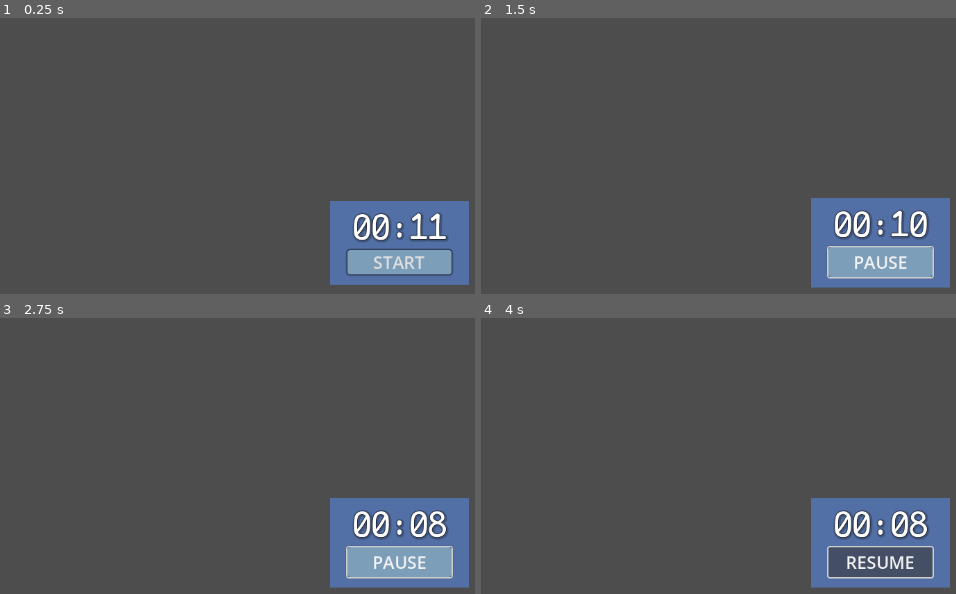
Above: before the commit, frames 1-4 (two rows, left to right).
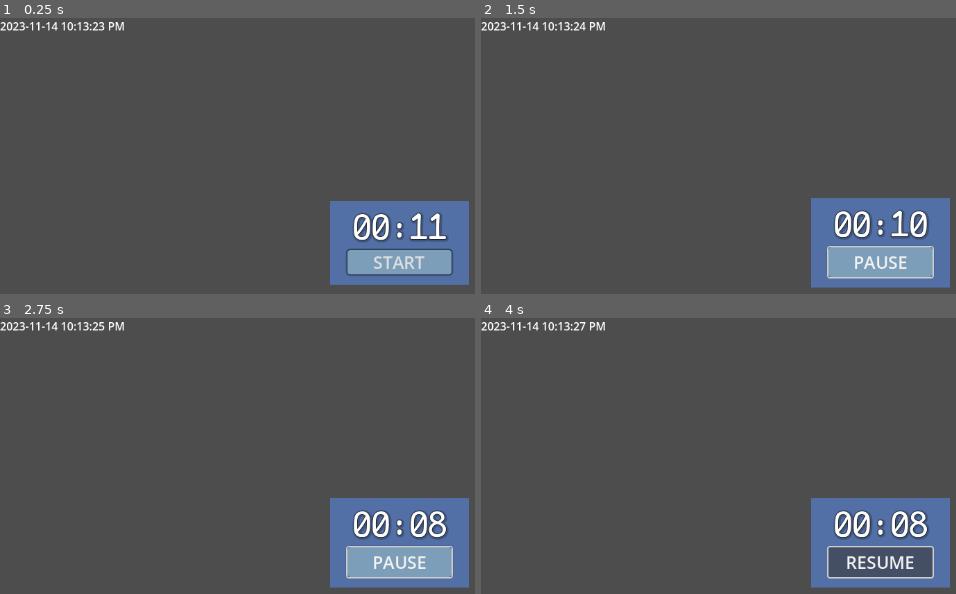
Above: after the commit, the same moments.

Repository: legacynical/polyfocus
Game: Godot game, scene res://scenes/main_window.tscn
Two runs of this game, one before a commit and one after it. Both use one fixed random seed, a clock stepped at 60 frames per second and the inputs below.
Inputs (mouse positions are in pixels of both pictures, inside the frame that each line leads up to):
- Up to frame 1 (0.25 s): no input
- Up to frame 2 (1.5 s): click "START" at 0.5 s; click (813, 197) at 1.25 s
- Up to frame 3 (2.75 s): click (332, 497) at 2 s
- Up to frame 4 (4 s): click (813, 497) at 2.75 s; click "PAUSE" at 3.5 s

The runs differ from the first frame. In frame 1, 0.4% of the frame differs, in the area x 0-27%, y 1-5%; in frame 2, 0.4%; in frame 3, 0.4%; in frame 4, 0.4%.

Commit message:
add date label in 12h format

Diff:
--- /dev/null
+++ b/date.gd
@@ -0,0 +1,38 @@
+extends Label
+
+# Boolean to track day or night
+var is_daytime: bool = true
+
+# Called every frame. 'delta' is the elapsed time since the previous frame.
+func _process(_delta: float) -> void:
+	var current_time: Dictionary = Time.get_datetime_dict_from_system()
+
+	# Extract the hour in 24-hour format
+	var hour_24: int = current_time.hour
+
+	# Determine if it's AM or PM and convert to 12-hour format
+	var period: String = "AM"
+	var hour_12: int = hour_24
+	if hour_24 >= 12:
+		period = "PM"
+		if hour_24 > 12:
+			hour_12 = hour_24 - 12
+	elif hour_24 == 0:
+		hour_12 = 12  # Midnight edge case
+
+	# Determine if it's daytime or nighttime
+	is_daytime = hour_24 >= 6 and hour_24 < 18  # Daytime from 6 AM to 6 PM
+
+	# Format the date and time as a string
+	var formatted_time: String = (
+		str(current_time.year) + "-" +
+		str(current_time.month).pad_zeros(2) + "-" +
+		str(current_time.day).pad_zeros(2) + " " +
+		str(hour_12).pad_zeros(2) + ":" +
+		str(current_time.minute).pad_zeros(2) + ":" +
+		str(current_time.second).pad_zeros(2) + " " +
+		period
+	)
+
+	# Set the label's text to the formatted time
+	text = formatted_time
--- a/scenes/PomodoroTimer.gd
+++ b/scenes/PomodoroTimer.gd
@@ -21,6 +21,7 @@
 		update_label()
 
 func update_label() -> void:
+	@warning_ignore("integer_division")
 	var minutes: int = floor(time_left / 60)
 	var seconds: int = time_left % 60
 	label.text = "%02d:%02d" % [minutes, seconds]
--- /dev/null
+++ b/scenes/date.tscn
@@ -0,0 +1,11 @@
+[gd_scene load_steps=2 format=3 uid="uid://dckhpntr1d5jp"]
+
+[ext_resource type="Script" path="res://date.gd" id="1_qsb3r"]
+
+[node name="Date" type="Label"]
+anchors_preset = 15
+anchor_right = 1.0
+anchor_bottom = 1.0
+grow_horizontal = 2
+grow_vertical = 2
+script = ExtResource("1_qsb3r")
--- a/scenes/main_window.tscn
+++ b/scenes/main_window.tscn
@@ -1,6 +1,7 @@
-[gd_scene load_steps=2 format=3 uid="uid://b055wpfq7y5vo"]
+[gd_scene load_steps=3 format=3 uid="uid://b055wpfq7y5vo"]
 
 [ext_resource type="PackedScene" uid="uid://cyssynqbw33oq" path="res://scenes/pomodoro_timer.tscn" id="1_46ecp"]
+[ext_resource type="PackedScene" uid="uid://dckhpntr1d5jp" path="res://scenes/date.tscn" id="2_qhlep"]
 
 [node name="Main Window" type="Control"]
 layout_mode = 3
@@ -23,3 +24,7 @@
 offset_bottom = 54.5
 grow_horizontal = 2
 grow_vertical = 2
+
+[node name="Date" parent="." instance=ExtResource("2_qhlep")]
+layout_mode = 0
+anchors_preset = 0
